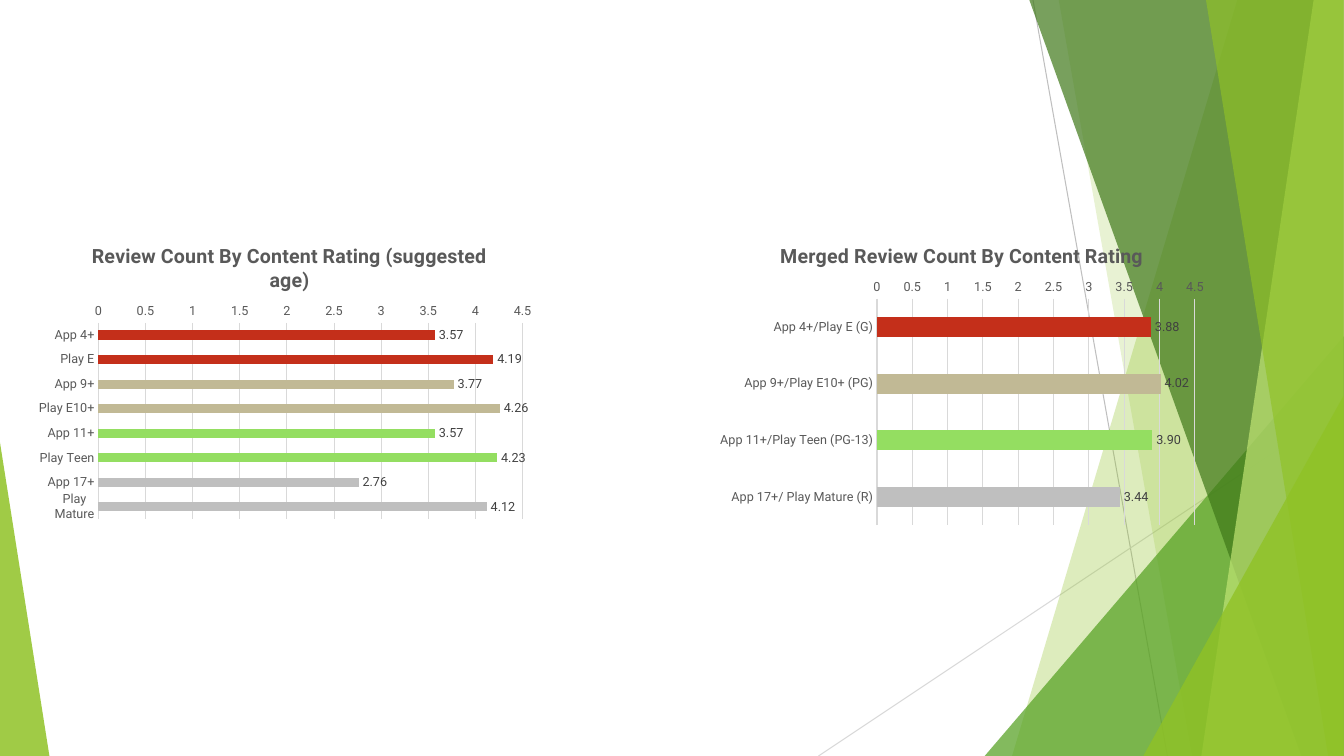
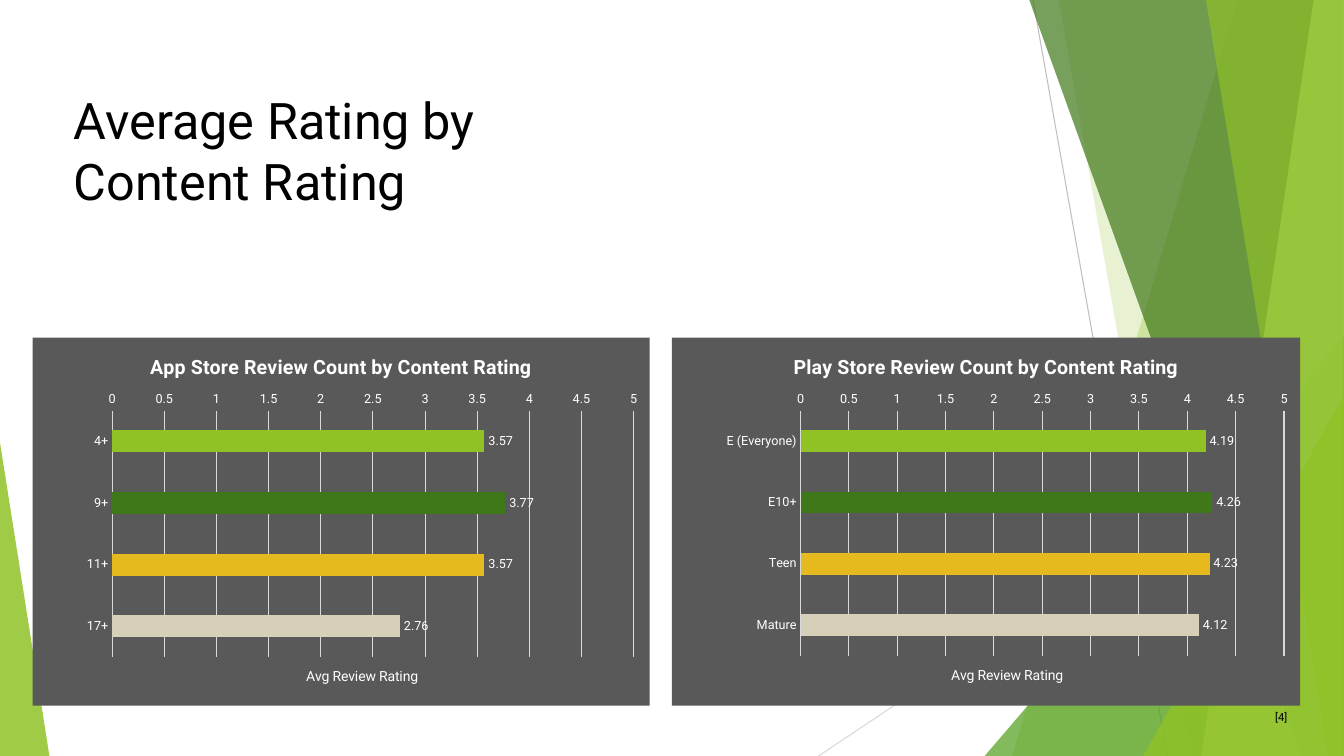
Before and after one commit to aaroncp/app-trader, a slide deck: slide 8 of app_trader_presentationKL.pptx (slide 5 before the commit). Drawn at 1344x756 pixels with LibreOffice and Linux fonts; fonts in the diff are those of the drawing. Boxes give left, top, right and bottom in pixels: in the first picture for what was removed or moved away, otherwise in the second. Text is boxed around its words. In the diff, an @@ line names an element or a change of style, - is before the commit and + after.

Commit message:
final presentation

```diff
--- a/app_trader_presentationKL.pptx
+++ b/app_trader_presentationKL.pptx
@@ text added at [74, 101, 475, 211], 36 pt, text #000000 @@
+Average Rating by
+Content Rating
@@ bar chart at [32, 338, 649, 706] @@
@@ title "Review Count By Content Rating (suggested age) " to "App Store Review Count by Content Rating " @@
-categories: App 4+, Play E, App 9+, Play E10+, App 11+, Play Teen, App 17+, Play Mature
+categories: 4+, 9+, 11+, 17+
-Series 1: 3.57, 4.19, 3.77, 4.26, 3.57, 4.23, 2.76, 4.12
+Series 1: 3.57, 3.77, 3.57, 2.76
@@ colour of Series 1 #C42F1A to #90C226 @@
@@ data labels of Series 1 changed @@
@@ category axis title "" to "Content Rating " @@
@@ value axis title "" to "Avg Review Rating " @@
@@ category axis changed @@
@@ value axis changed @@
@@ bar spacing changed @@
@@ background changed @@
@@ bar chart: place and size @@
-bar chart at [37, 229, 541, 528]
+bar chart at [32, 338, 649, 706]
@@ bar chart at [673, 338, 1301, 706] @@
@@ title "Merged Review Count By Content Rating " to "Play Store Review Count by Content Rating " @@
-categories: App 4+/Play E (G), App 9+/Play E10+ (PG), App 11+/Play Teen (PG-13), App 17+/ Play Mature (R)
+categories: E (Everyone), E10+, Teen, Mature
-Series 1: 3.88, 4.01, 3.9, 3.44
+Series 1: 4.19, 4.26, 4.23, 4.12
@@ colour of Series 1 #C42F1A to #90C226 @@
@@ data labels of Series 1 changed @@
@@ colours of single points changed @@
@@ category axis title "" to "Content Rating " @@
@@ value axis title "" to "Avg Review Rating " @@
@@ category axis changed @@
@@ value axis changed @@
@@ background changed @@
@@ bar chart: place and size @@
-bar chart at [711, 229, 1215, 531]
+bar chart at [673, 338, 1301, 706]
@@ text added at [1275, 712, 1287, 723], 8 pt, text #000000 @@
+[4]
```
Also in this commit, not shown: 4 other slides changed, 16 slides added, 3 slides removed, 1 other file.
